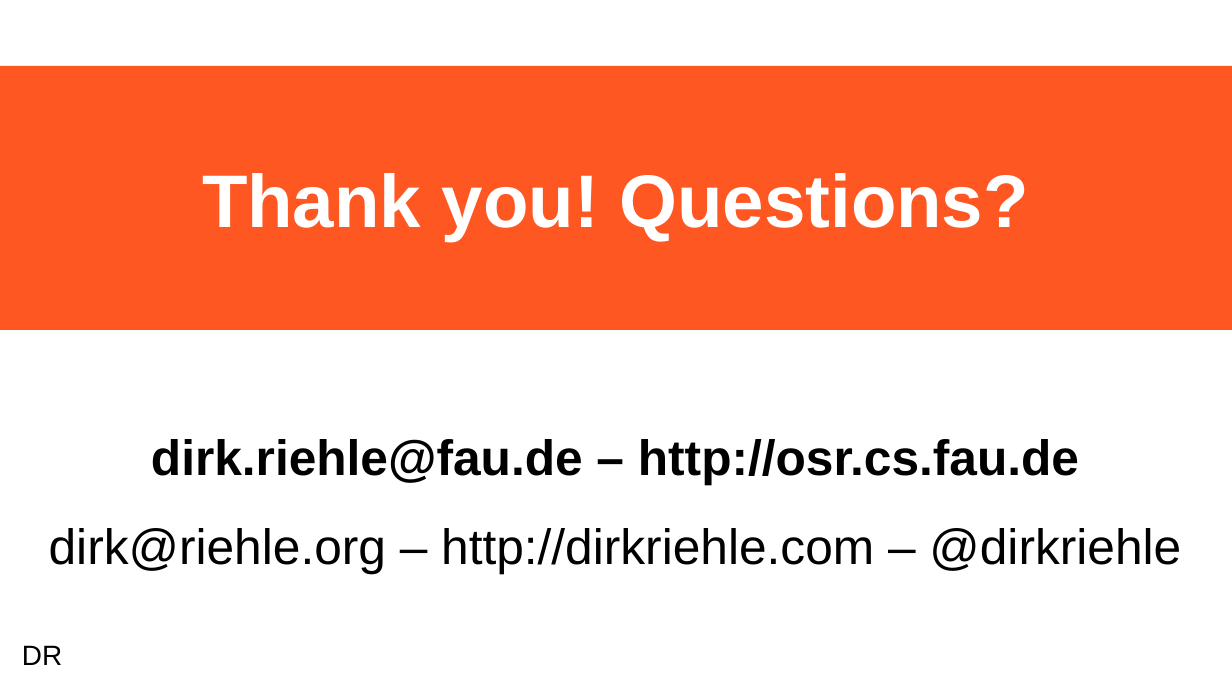
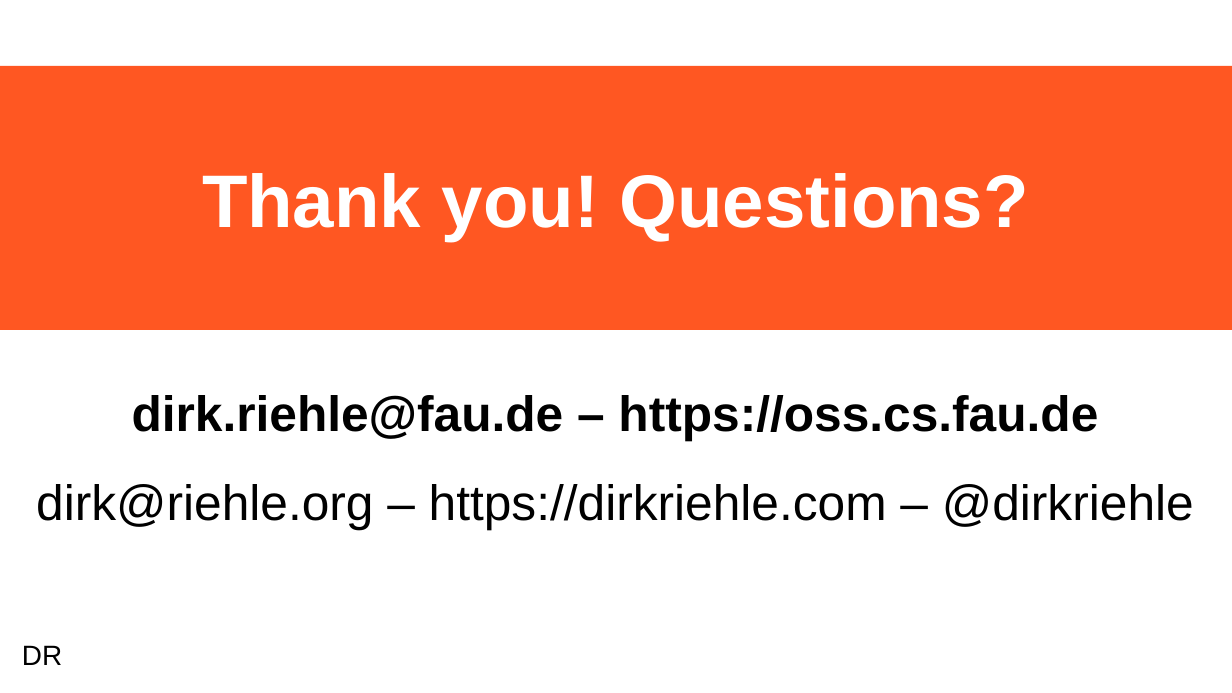
Before and after one commit to dirkriehle/adap-course, a slide deck: slide 21 of Lecture Slides/ADAP C02 - Method Properties.odp. Drawn at 1232x693 pixels with LibreOffice and Linux fonts; fonts in the diff are those of the drawing. Boxes give left, top, right and bottom in pixels: in the first picture for what was removed or moved away, otherwise in the second. Text is boxed around its words. In the diff, an @@ line names an element or a change of style, - is before the commit and + after.

```diff
--- a/Lecture Slides/ADAP C02 - Method Properties.odp
+++ b/Lecture Slides/ADAP C02 - Method Properties.odp
@@ text at (x1=36, y1=395, x2=1194, y2=530): text changed @@
-dirk.riehle@fau.de – http://osr.cs.fau.de
-dirk@riehle.org – http://dirkriehle.com – @dirkriehle
+dirk.riehle@fau.de – https://oss.cs.fau.de
+dirk@riehle.org – https://dirkriehle.com – @dirkriehle
```
Also in this commit, not shown: 20 other slides changed, 37 other files.
